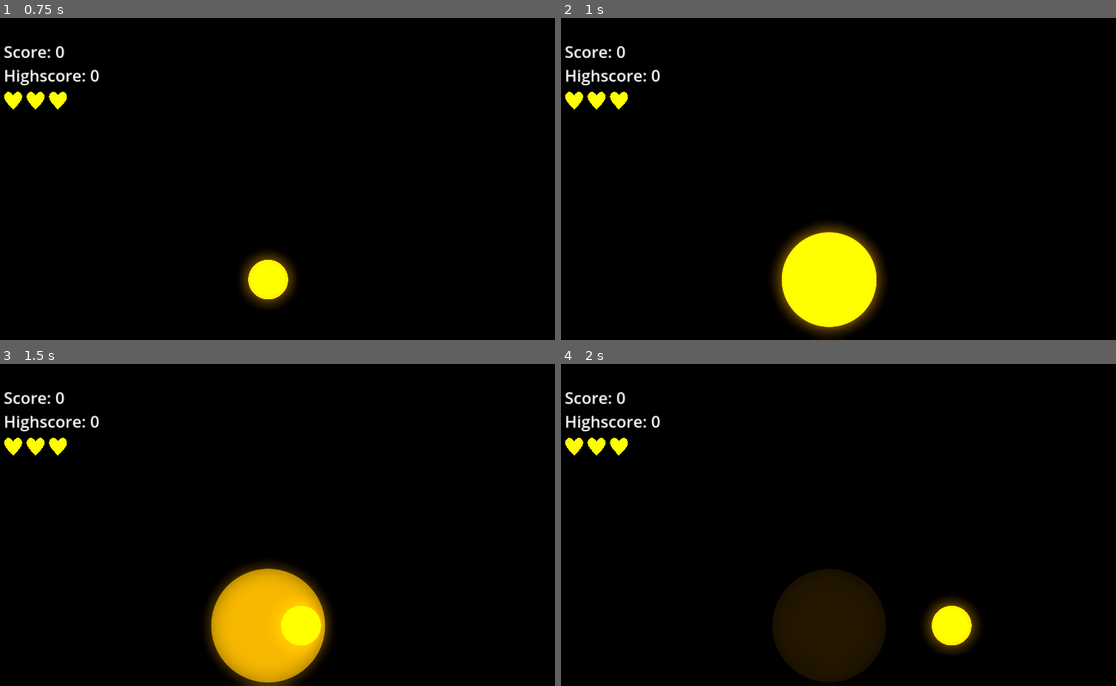
Above: before the commit, frames 1-4 (two rows, left to right).
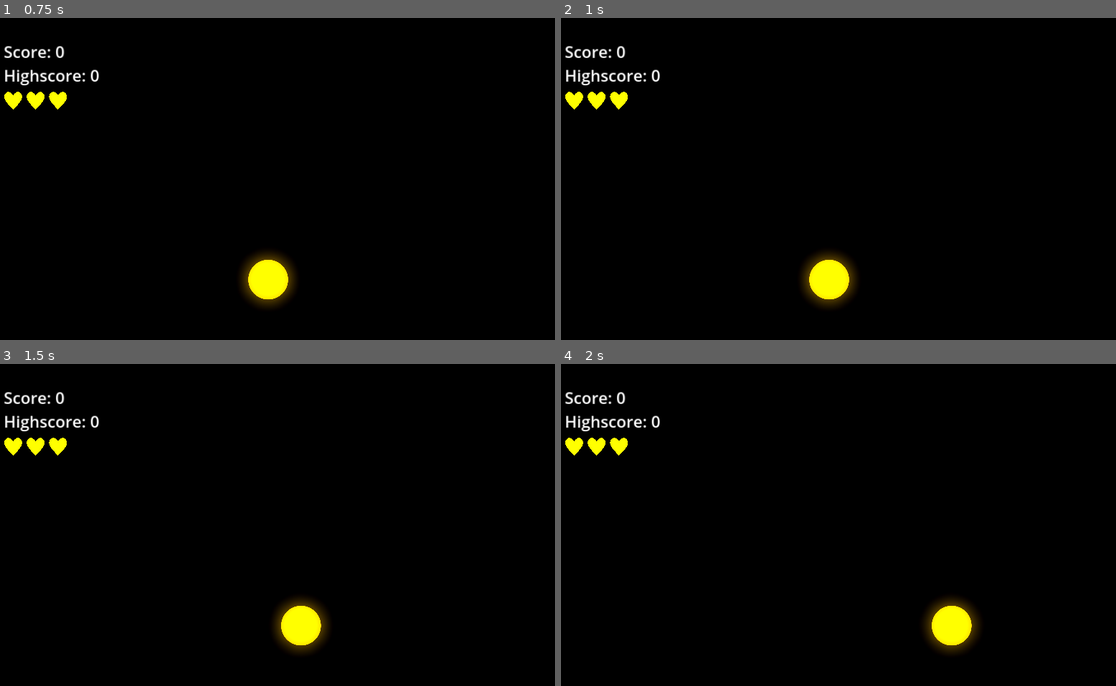
Above: after the commit, the same moments.

Repository: SkyDustGames/color-catcher
Game: Godot game, scene res://scenes/menu.tscn
Two runs of this game, one before a commit and one after it. Both use one fixed random seed, a clock stepped at 60 frames per second and the inputs below.
Inputs:
- Up to frame 1 (0.75 s): click "Play" at 0.5 s
- Up to frame 2 (1 s): no input
- Up to frame 3 (1.5 s): hold Right (move_right) from 1.28 s (still down)
- Up to frame 4 (2 s): keep holding Right (move_right)

Frame 1 is identical in both runs. In frame 2, 4.8% of the frame differs, in the area x 38-59%, y 63-99%; in frame 3, 6.1%, in the area x 37-60%, y 62-100%; in frame 4, 5.5%.

Commit message:
Add back powerups

Diff:
--- /dev/null
+++ b/nodes/particle.tscn
@@ -0,0 +1,25 @@
+[gd_scene load_steps=4 format=3 uid="uid://cgomciknbelrt"]
+
+[ext_resource type="Texture2D" uid="uid://du7m3nqqouxmf" path="res://sprites/circle_small.png" id="1_qnyg7"]
+
+[sub_resource type="Curve" id="Curve_oxep5"]
+_data = [Vector2(0, 1), 0.0, 0.0, 0, 0, Vector2(0.99999, 0), 0.0, 0.0, 0, 0]
+point_count = 2
+
+[sub_resource type="Gradient" id="Gradient_s5tc4"]
+colors = PackedColorArray(1, 1, 1, 1, 1, 1, 1, 0)
+
+[node name="PoweruupParticles" type="CPUParticles2D"]
+amount = 100
+one_shot = true
+explosiveness = 1.0
+texture = ExtResource("1_qnyg7")
+spread = 180.0
+gravity = Vector2(0, 0)
+initial_velocity_min = 50.0
+initial_velocity_max = 100.0
+damping_min = 50.0
+damping_max = 100.0
+scale_amount_curve = SubResource("Curve_oxep5")
+color = Color(1, 1, 0, 1)
+color_ramp = SubResource("Gradient_s5tc4")
--- /dev/null
+++ b/nodes/powerups/heal.tscn
@@ -0,0 +1,19 @@
+[gd_scene load_steps=3 format=3 uid="uid://c84dvc8r2gk41"]
+
+[ext_resource type="Script" path="res://scripts/powerups/HealPowerup.gd" id="1_tbr0l"]
+[ext_resource type="Texture2D" uid="uid://cv34onredtgte" path="res://sprites/heal.png" id="2_dfm01"]
+
+[node name="HealPowerup" type="RigidBody2D"]
+process_mode = 1
+max_contacts_reported = 1
+contact_monitor = true
+script = ExtResource("1_tbr0l")
+
+[node name="Sprite2D" type="Sprite2D" parent="."]
+scale = Vector2(0.125, 0.125)
+texture = ExtResource("2_dfm01")
+
+[node name="CollisionPolygon2D" type="CollisionPolygon2D" parent="."]
+polygon = PackedVector2Array(0, 32, -15, 16, -25, 3, -32, -12, -29, -25, -21, -31, -13, -31, 0, -20, 14, -31, 27, -27, 31, -20, 32, -9, 25, 4, 17, 14)
+
+[connection signal="body_entered" from="." to="." method="_on_body_entered"]
--- /dev/null
+++ b/nodes/powerups/speed.tscn
@@ -0,0 +1,20 @@
+[gd_scene load_steps=3 format=3 uid="uid://b6yw3fe0pr4st"]
+
+[ext_resource type="Script" path="res://scripts/powerups/SpeedPowerup.gd" id="1_5vqkm"]
+[ext_resource type="Texture2D" uid="uid://egxi1l4uhqw7" path="res://sprites/speed.png" id="2_uevlj"]
+
+[node name="SpeedPowerup" type="RigidBody2D"]
+process_mode = 1
+max_contacts_reported = 1
+contact_monitor = true
+script = ExtResource("1_5vqkm")
+increase = 10.0
+
+[node name="Sprite2D" type="Sprite2D" parent="."]
+scale = Vector2(0.25, 0.25)
+texture = ExtResource("2_uevlj")
+
+[node name="CollisionPolygon2D" type="CollisionPolygon2D" parent="."]
+polygon = PackedVector2Array(-32, -21, -32, -21, -7, -32, 5, -14, 1, -12, 17, 3, 11, 6, 31, 31, -3, 12, 4, 9, -18, -4, -10, -7)
+
+[connection signal="body_entered" from="." to="." method="_on_body_entered"]
--- a/scenes/game.tscn
+++ b/scenes/game.tscn
@@ -86,6 +86,7 @@
 script = ExtResource("3_g6cy7")
 time_decrease = 0.1
 min_time = 0.5
+powerup_chance = 0.5
 
 [node name="Setup" type="Node2D" parent="."]
 
--- a/scripts/Circle.gd
+++ b/scripts/Circle.gd
@@ -19,7 +19,8 @@
 func _ready():
 	highscore = Global.save.get("score", 0)
 	highscoreText.text = "Highscore: " + str(highscore)
-	set_color(Global.colors[randi() % Global.colors.size()])
+	color = Global.colors[randi() % Global.colors.size()]
+	sprite.modulate = color
 
 func _process(_delta):
 	if Input.is_action_just_pressed("move_right"):
@@ -53,6 +54,13 @@
 
 	scoreText.text = "Score: " + str(score)
 
+func heal():
+	if lives >= 3:
+		return
+
+	hearts[lives].show()
+	lives += 1
+
 func damage():
 	lives -= 1
 	hearts[lives].hide()
--- a/scripts/Spawner.gd
+++ b/scripts/Spawner.gd
@@ -7,17 +7,29 @@
 	preload("res://nodes/shapes/hexagon.tscn")
 ]
 
+var powerups = [
+	preload("res://nodes/powerups/speed.tscn"),
+	preload("res://nodes/powerups/heal.tscn")
+]
+
 @export var time_decrease: float
 @export var min_time: float
+@export var powerup_chance: float
 
 func _ready():
 	randomize()
 
 func _on_timeout():
-	var shape_kind = shapes[randi() % shapes.size()]
-	var shape = shape_kind.instantiate()
-	shape.position = Vector2(randi_range(0, 1200), -100)
-	add_child(shape)
+	if randf() < powerup_chance:
+		var power = powerups[randi() % powerups.size()]
+		var powerup = power.instantiate()
+		powerup.position = Vector2(randi_range(0, 1200), -100)
+		add_child(powerup)
+	else:
+		var shape_kind = shapes[randi() % shapes.size()]
+		var shape = shape_kind.instantiate()
+		shape.position = Vector2(randi_range(0, 1200), -100)
+		add_child(shape)
 
 	var t = wait_time - time_decrease
 	if t <= min_time:
--- /dev/null
+++ b/scripts/powerups/HealPowerup.gd
@@ -0,0 +1,4 @@
+extends Powerup
+
+func _handle_player_collision(player):
+	player.heal()
--- /dev/null
+++ b/scripts/powerups/Powerup.gd
@@ -0,0 +1,24 @@
+extends RigidBody2D
+class_name Powerup
+
+@onready var particle = preload("res://nodes/particle.tscn")
+
+func _ready():
+	rotation_degrees = randf_range(-PI, PI)
+
+func _process(_delta):
+	if position.y >= 700:
+		queue_free()
+
+func _handle_player_collision(_player):
+	pass
+
+func _on_body_entered(body):
+	if body.name == "Circle":
+		_handle_player_collision(body)
+
+		var instance = particle.instantiate()
+		instance.position = position
+		add_sibling(instance)
+
+		queue_free()
--- /dev/null
+++ b/scripts/powerups/SpeedPowerup.gd
@@ -0,0 +1,6 @@
+extends Powerup
+
+@export var increase: float
+
+func _handle_player_collision(player):
+	player.speed += increase
Binary file added: sprites/circle_small.png
Not shown, added: sprites/circle_small.png.import
